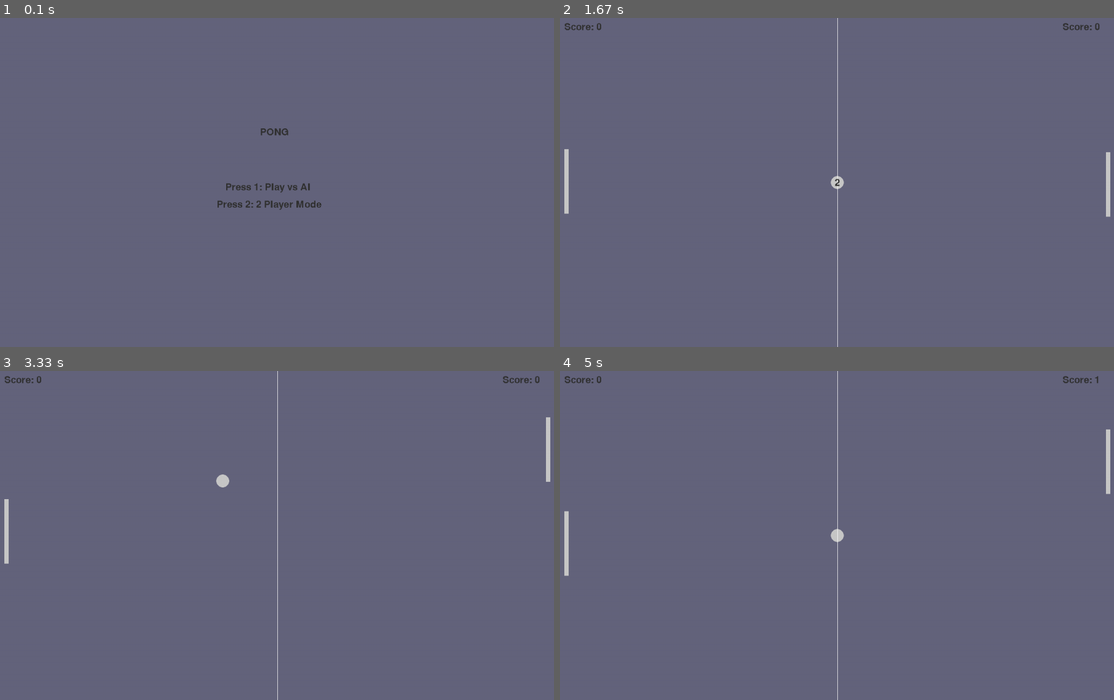
Above: before the commit, frames 1-4 (two rows, left to right).
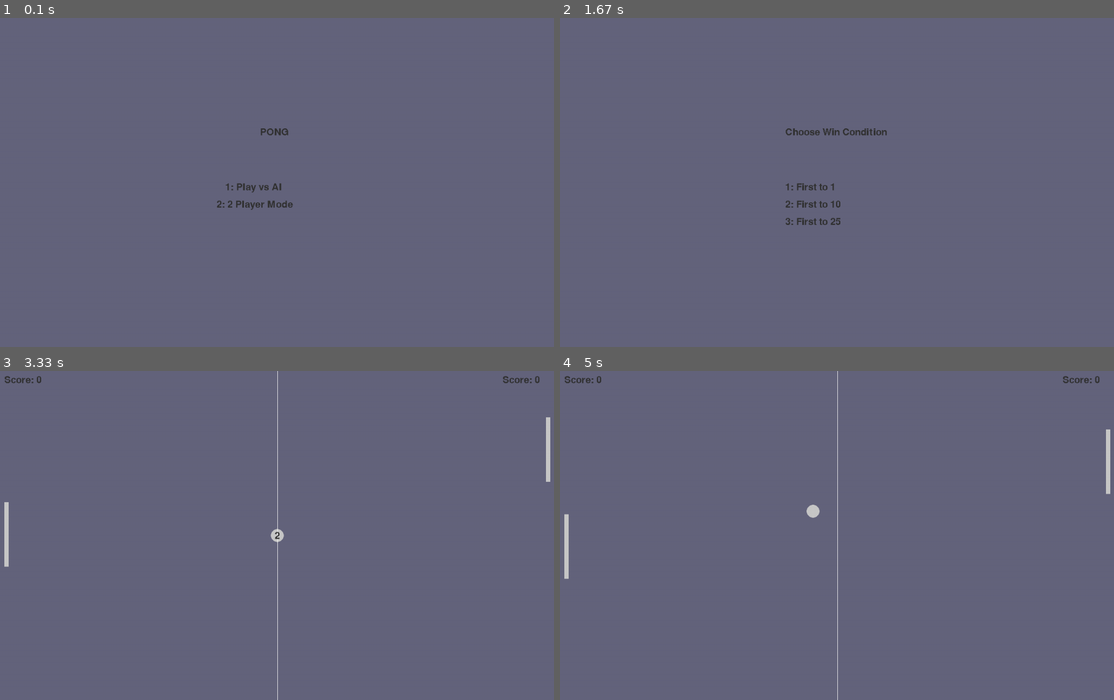
Above: after the commit, the same moments.

Repository: SchumpyA/LearningPyGame
Game: pygame game, started from src/pongGame.py
Same seed, same stepped clock (60 frames per second), same inputs: the game is played once before the commit and once after it.
Inputs:
- Up to frame 1 (0.1 s): no input
- Up to frame 2 (1.67 s): tap 1 at 0.33 s; tap 3 at 0.67 s; hold Esc 1-1.47 s; hold W 1-1.47 s; tap 2 at 1.5 s
- Up to frame 3 (3.33 s): tap 1 at 1.83 s; hold Up 2.17-2.63 s; hold Down 2.67-2.97 s; hold S 2.67-2.97 s; hold Up from 3 s (still down); hold W from 3 s (still down)
- Up to frame 4 (5 s): release Up at 3.37 s; release W at 3.37 s; hold Down 3.4-3.77 s; hold S 3.4-3.77 s; hold Up 3.8-4.1 s; hold W 3.8-4.1 s; hold Down 4.13-4.43 s; hold S 4.13-4.43 s; hold Up 4.47-4.83 s; hold W 4.47-4.83 s; hold Down from 4.87 s (still down); hold S from 4.87 s (still down)

The runs differ from the first frame. In frame 1, 0.4% of the frame differs, in the area x 39-59%, y 50-59%; in frame 2, 1.1%, in the area x 0-100%, y 0-100%; in frame 3, 0.2%; in frame 4, 0.2%.

Commit message:
reformat code to be more readable, fixed minor bugs, and added game score limit

Diff:
--- a/src/pongFunctions.py
+++ b/src/pongFunctions.py
@@ -14,7 +14,7 @@
 opponentSpeed = 7
 
 # Text Variables
-playerScore = 0  # TO FUTURE SELF, MAKE MAX SCORE 100
+playerScore = 0
 opponentScore = 0
 
 # Movement Functions
@@ -94,3 +94,23 @@
     screen.blit(option1, (screenWidth//2 - 120, screenHeight//2))
     screen.blit(option2, (screenWidth//2 - 140, screenHeight//2 + 40))
     pygame.display.flip()
+
+def scoreScreen(gameState, screen, gameFont, screenWidth, screenHeight):
+    screen.fill(backgroundColor)
+
+    title = gameFont.render("Choose Win Condition", False, textColor)
+    option1 = gameFont.render("Press 1: First to 1", False, textColor)
+    option2 = gameFont.render("Press 2: First to 10", False, textColor)
+    option3 = gameFont.render("Press 3: First to 25", False, textColor)
+
+    screen.blit(title, (screenWidth//2 - 120, screenHeight//3))
+    screen.blit(option1, (screenWidth//2 - 120, screenHeight//2))
+    screen.blit(option2, (screenWidth//2 - 120, screenHeight//2 + 40))
+    screen.blit(option3, (screenWidth//2 - 120, screenHeight//2 + 80))
+
+    pygame.display.flip()
+
+def resetScores():
+    global playerScore, opponentScore
+    playerScore = 0
+    opponentScore = 0
--- a/src/pongGame.py
+++ b/src/pongGame.py
@@ -1,6 +1,6 @@
 import pygame
 import sys
-from pongFunctions import *
+import pongFunctions as pf
 
 pygame.init()
 
@@ -11,10 +11,12 @@
 clock = pygame.time.Clock()  # sets the timing
 
 # Game State work
-gameState = "menu"   # menu -> start -> playing, score_pause
+gameState = "menu_mode"   # menu_mode -> menu_score -> start -> playing, score_pause
 timerStart = pygame.time.get_ticks()
 countdownTime = 3000  # 3 seconds for starting wait
 gameMode = None
+maxScore = 0
+winner = None
 
 # Game Components
 ball = pygame.Rect(WIDTH/2 - 15, HEIGHT/2 -15, 30, 30)
@@ -25,64 +27,140 @@
 
 running = True
 while running:
-    clock.tick(60)  #60 fps
+    clock.tick(60)
 
-    if(gameState == "menu"):
-        startGame(gameState, screen, gameFont, WIDTH, HEIGHT)
-        waiting = True
-        while waiting:
-            for event in pygame.event.get():
-                if event.type == pygame.QUIT:  # checks if game window has been closed, if it has been stop running
-                    pygame.quit()  # closes the game
-                    sys.exit()     # closes the program
-                if event.type == pygame.KEYDOWN:
-                    if event.key == pygame.K_1:
-                        gameMode = "AI"
-                        gameState = "start"
-                        waiting = False
-                    if event.key == pygame.K_2:
-                        gameMode = "PVP"
-                        gameState = "start"
-                        waiting = False
+    # ===================== EVENTS =====================
+    for event in pygame.event.get():
+        if event.type == pygame.QUIT:
+            running = False
 
-    screen.fill(backgroundColor)    # Set up screen with components and clean line to seperate the midpoint
-    pygame.draw.ellipse(screen, ballColor, ball)
-    pygame.draw.rect(screen, ballColor, player)
-    pygame.draw.rect(screen, ballColor, opponent)
-    pygame.draw.aaline(screen, lineColor, (WIDTH/2, 0), (WIDTH/2, HEIGHT))
+        if event.type == pygame.KEYDOWN:
 
-    # Gameplay
-    keys = pygame.key.get_pressed()  # gets input from keybaord
-    if gameState == "playing":
-        scored = ballMovement(ball, player, opponent, WIDTH, HEIGHT) # moves ball unless ball is scored
-        if scored:
-            gameState = "score_pause"
-            timerStart = pygame.time.get_ticks()
-            countdownTime = 500  # 1 second pause after score
-    playerMovement(player, keys, HEIGHT)
-    if gameMode == "AI":
-        opponentAI(opponent, ball, HEIGHT)
-    elif gameMode == "PVP":
-        opponentMovement(opponent, keys, HEIGHT)
-    updateScoreBoard(screen, gameFont, textColor)
+            # ---- MENU: MODE SELECTION ----
+            if gameState == "menu_mode":
+                if event.key == pygame.K_1:
+                    gameMode = "AI"
+                    gameState = "menu_score"
+                elif event.key == pygame.K_2:
+                    gameMode = "PVP"
+                    gameState = "menu_score"
 
-    currentTime = pygame.time.get_ticks()
+            # ---- MENU: SCORE SELECTION ----
+            elif gameState == "menu_score":
+                if event.key == pygame.K_1:
+                    maxScore = 1
+                elif event.key == pygame.K_2:
+                    maxScore = 10
+                elif event.key == pygame.K_3:
+                    maxScore = 25
 
-    if gameState in ["start", "score_pause"]:
-        elapsed = currentTime - timerStart
-        if elapsed >= countdownTime:
-            gameState = "playing"
-        elif elapsed < countdownTime and gameState == "start":
-            secondsLeft = (countdownTime - elapsed) // 1000 + 1
-            countdownText = gameFont.render(str(secondsLeft), False, textColor)
-            screen.blit(countdownText, (WIDTH//2 - 6, HEIGHT//2 - 10))
+                if event.key in [pygame.K_1, pygame.K_2, pygame.K_3]:
+                    pf.resetScores()
+                    ball.center = (WIDTH//2, HEIGHT//2)
 
-    for event in pygame.event.get():
-        if event.type == pygame.QUIT:  # checks if game window has been closed, if it has been stop running
-            running = False
-        if event.type == pygame.KEYDOWN:
+                    gameState = "start"
+                    timerStart = pygame.time.get_ticks()
+                    countdownTime = 3000
+
+            # ---- GAME OVER: RESTART ----
+            elif gameState == "game_over":
+                if event.key == pygame.K_r:
+                    gameState = "menu_mode"
+
+            # ---- GLOBAL ----
             if event.key == pygame.K_ESCAPE:
-                gameState = "menu"
+                gameState = "menu_mode"
+
+    # ===================== DRAW / LOGIC =====================
+
+    screen.fill(pf.backgroundColor)
+
+    # ---- MENU: MODE ----
+    if gameState == "menu_mode":
+        title = gameFont.render("PONG", False, pf.textColor)
+        option1 = gameFont.render("1: Play vs AI", False, pf.textColor)
+        option2 = gameFont.render("2: 2 Player Mode", False, pf.textColor)
+
+        screen.blit(title, (WIDTH//2 - 40, HEIGHT//3))
+        screen.blit(option1, (WIDTH//2 - 120, HEIGHT//2))
+        screen.blit(option2, (WIDTH//2 - 140, HEIGHT//2 + 40))
+
+    # ---- MENU: SCORE ----
+    elif gameState == "menu_score":
+        title = gameFont.render("Choose Win Condition", False, pf.textColor)
+        option1 = gameFont.render("1: First to 1", False, pf.textColor)
+        option2 = gameFont.render("2: First to 10", False, pf.textColor)
+        option3 = gameFont.render("3: First to 25", False, pf.textColor)
+
+        screen.blit(title, (WIDTH//2 - 120, HEIGHT//3))
+        screen.blit(option1, (WIDTH//2 - 120, HEIGHT//2))
+        screen.blit(option2, (WIDTH//2 - 120, HEIGHT//2 + 40))
+        screen.blit(option3, (WIDTH//2 - 120, HEIGHT//2 + 80))
+
+    # ---- GAME OVER ----
+    elif gameState == "game_over":
+        if gameMode == "AI":
+            text = "You Win" if winner == "player" else "You Lose"
+        else:
+            text = "Player 1 Wins" if winner == "player" else "Player 2 Wins"
+
+        winText = gameFont.render(text, False, pf.textColor)
+        restartText = gameFont.render("Press R to Restart", False, pf.textColor)
+
+        screen.blit(winText, (WIDTH//2 - 100, HEIGHT//2))
+        screen.blit(restartText, (WIDTH//2 - 140, HEIGHT//2 + 40))
+        pygame.display.flip()
+        continue
+
+    # ---- GAMEPLAY STATES ----
+    else:
+        # Draw game objects
+        pygame.draw.ellipse(screen, pf.ballColor, ball)
+        pygame.draw.rect(screen, pf.ballColor, player)
+        pygame.draw.rect(screen, pf.ballColor, opponent)
+        pygame.draw.aaline(screen, pf.lineColor, (WIDTH//2, 0), (WIDTH//2, HEIGHT))
+
+        keys = pygame.key.get_pressed()
+
+        # ---- PLAYING ----
+        if gameState == "playing":
+            scored = pf.ballMovement(ball, player, opponent, WIDTH, HEIGHT)
+
+            if scored:
+                if pf.playerScore >= maxScore:
+                    winner = "player"
+                    gameState = "game_over"
+                    continue
+                elif pf.opponentScore >= maxScore:
+                    winner = "opponent"
+                    gameState = "game_over"
+                    continue
+                else:
+                    gameState = "score_pause"
+                    timerStart = pygame.time.get_ticks()
+                    countdownTime = 500
+
+        # ---- PLAYER MOVEMENT ----
+        pf.playerMovement(player, keys, HEIGHT)
+
+        if gameMode == "AI":
+            pf.opponentAI(opponent, ball, HEIGHT)
+        else:
+            pf.opponentMovement(opponent, keys, HEIGHT)
+
+        # ---- SCOREBOARD ----
+        pf.updateScoreBoard(screen, gameFont, pf.textColor)
+
+        # ---- TIMERS (start + pause) ----
+        if gameState in ["start", "score_pause"]:
+            elapsed = pygame.time.get_ticks() - timerStart
+
+            if elapsed >= countdownTime:
+                gameState = "playing"
+            elif gameState == "start":
+                secondsLeft = (countdownTime - elapsed) // 1000 + 1
+                countdownText = gameFont.render(str(secondsLeft), False, pf.textColor)
+                screen.blit(countdownText, (WIDTH//2 - 6, HEIGHT//2 - 10))
 
     pygame.display.flip()
 
